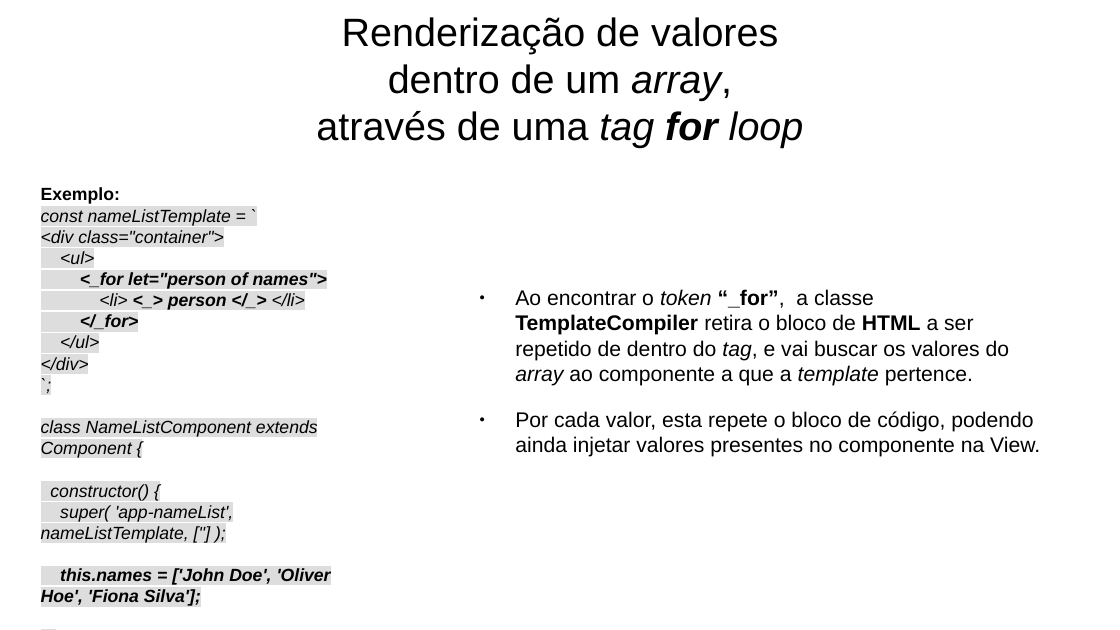
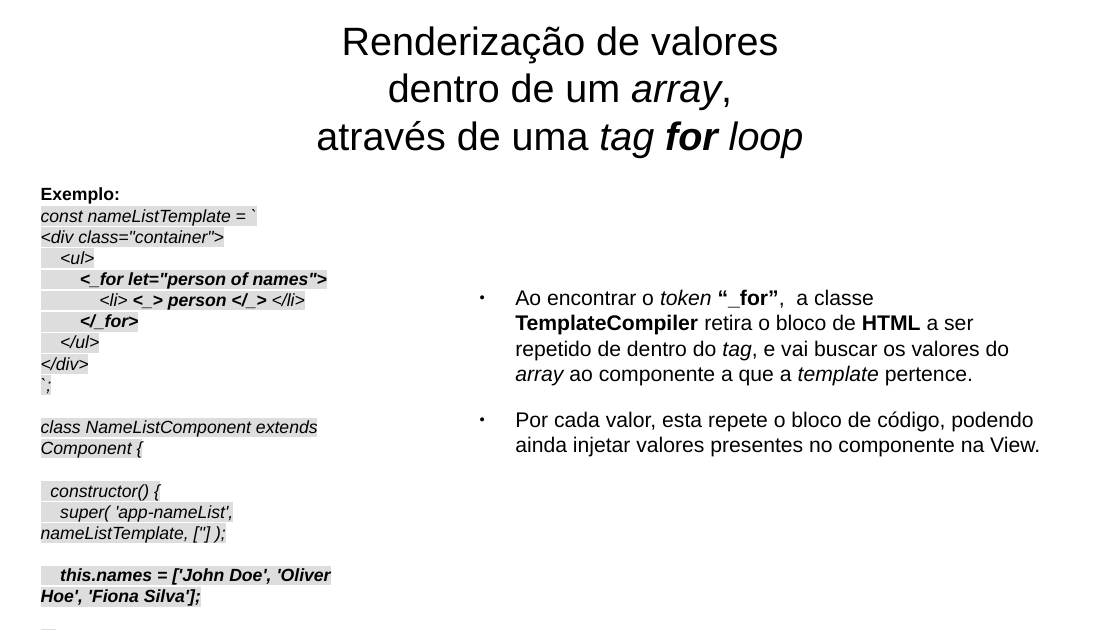
Before and after one commit to joao-neves95/js.web.components, a slide deck: slide 15 of ____docs/js.web.components_presentation_pt.odp. Drawn at 1120x630 pixels with LibreOffice and Linux fonts; fonts in the diff are those of the drawing. Boxes give left, top, right and bottom in pixels: in the first picture for what was removed or moved away, otherwise in the second. Text is boxed around its words. In the diff, an @@ line names an element or a change of style, - is before the commit and + after.

```diff
--- a/____docs/js.web.components_presentation_pt.odp
+++ b/____docs/js.web.components_presentation_pt.odp
@@ title "Renderização de valores dentro de ...": place and size @@
-title "Renderização de valores dentro de ..." at <box>316,17,804,148</box>
+title "Renderização de valores dentro de ..." at <box>316,26,804,158</box>
```
Also in this commit, not shown: 13 other slides changed, 2 slides added, 4 slides removed, 1 other file.
